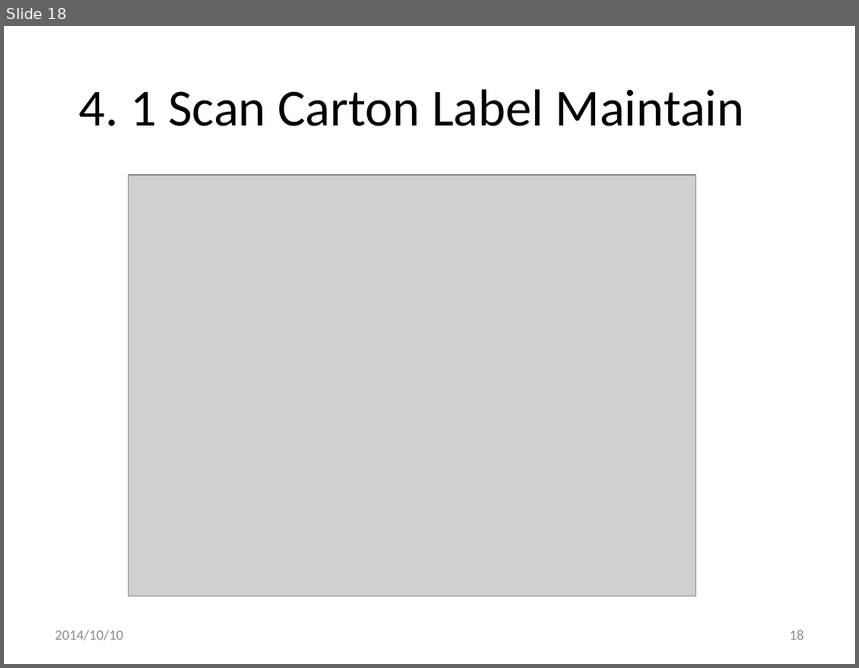
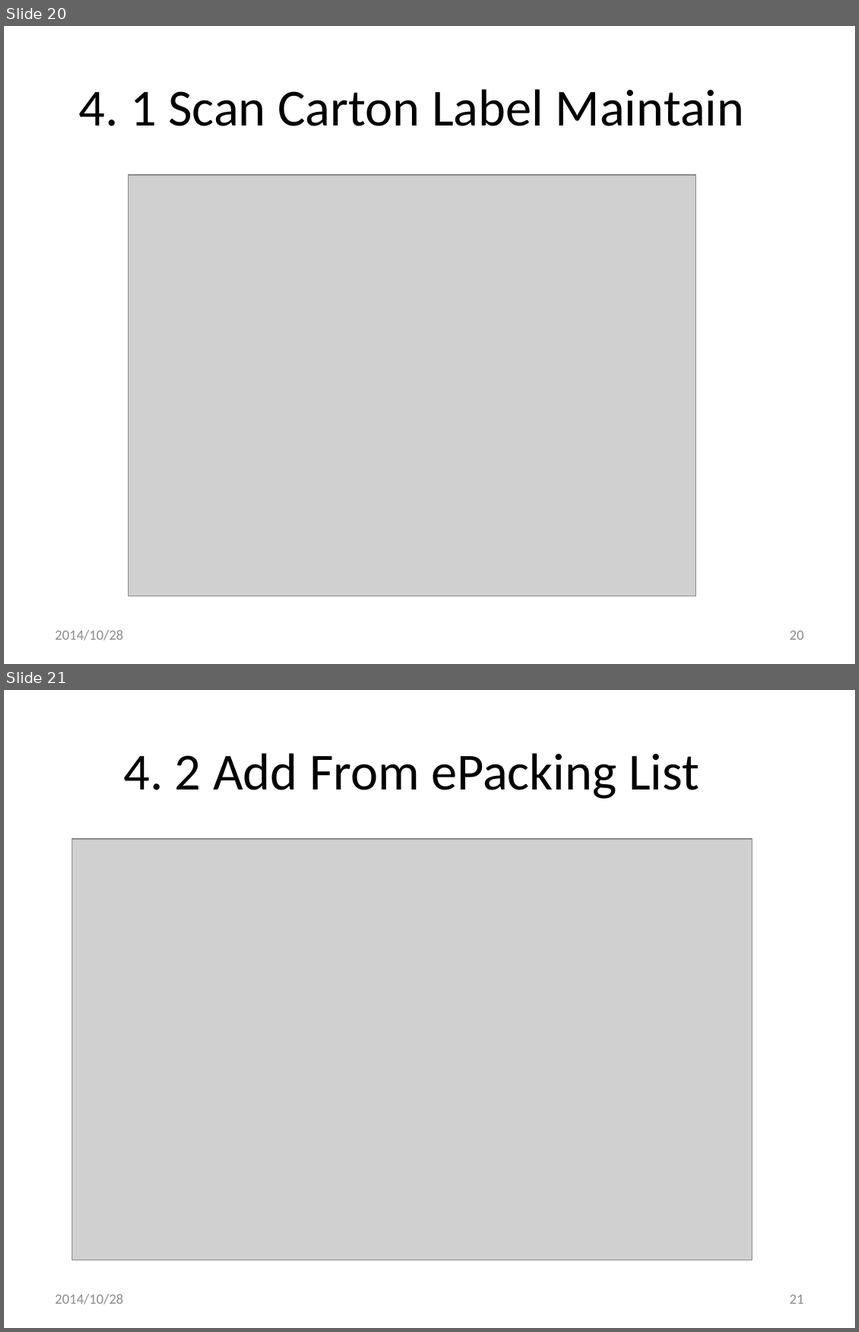
Before and after one commit to xlgwr/pie, a slide deck: FrmPIE/0PackingInformationEntry.pptx. Shown one above the other, each under a label of ours: slide 18 before the commit, slides 20 and 21 after it. The pictures are 859x668 and 859x1332 pixels, drawn with LibreOffice and Linux fonts; fonts in the diff are those of the drawing; grey boxes stand for pictures; background and template pictures are left out. Boxes give left, top, right and bottom in pixels: in the first picture for what was removed or moved away, otherwise in the second. Text is boxed around its words. In the diff, an @@ line names an element or a change of style, - is before the commit and + after.

Commit message:
update help 0PackingInformationEntry

```diff
--- a/FrmPIE/0PackingInformationEntry.pptx
+++ b/FrmPIE/0PackingInformationEntry.pptx
@@ slide 21 added at (x1=4, y1=690, x2=855, y2=1328), background #FFFFFF @@
@@ title added at (x1=124, y1=753, x2=699, y2=799), 44 pt, text #000000 @@
+4. 2 Add From ePacking List
@@ picture added at (x1=72, y1=839, x2=752, y2=1260) @@
@@ text added at (x1=55, y1=1294, x2=123, y2=1305), 12 pt, text #8C8C8C @@
+2014/10/28
@@ page number added at (x1=790, y1=1295, x2=804, y2=1304), 12 pt, text #8C8C8C @@
+21
@@ what was slide 18 is now slide 20 @@
@@ slide 20 changed as well @@
@@ text at (x1=55, y1=630, x2=123, y2=641): text changed @@
-2014/10/10
+2014/10/28
@@ page number at (x1=790, y1=631, x2=804, y2=640): text changed @@
-18
+20
```
Also in this commit, not shown: 18 other slides changed, 3 other slides added, 2 other files.
